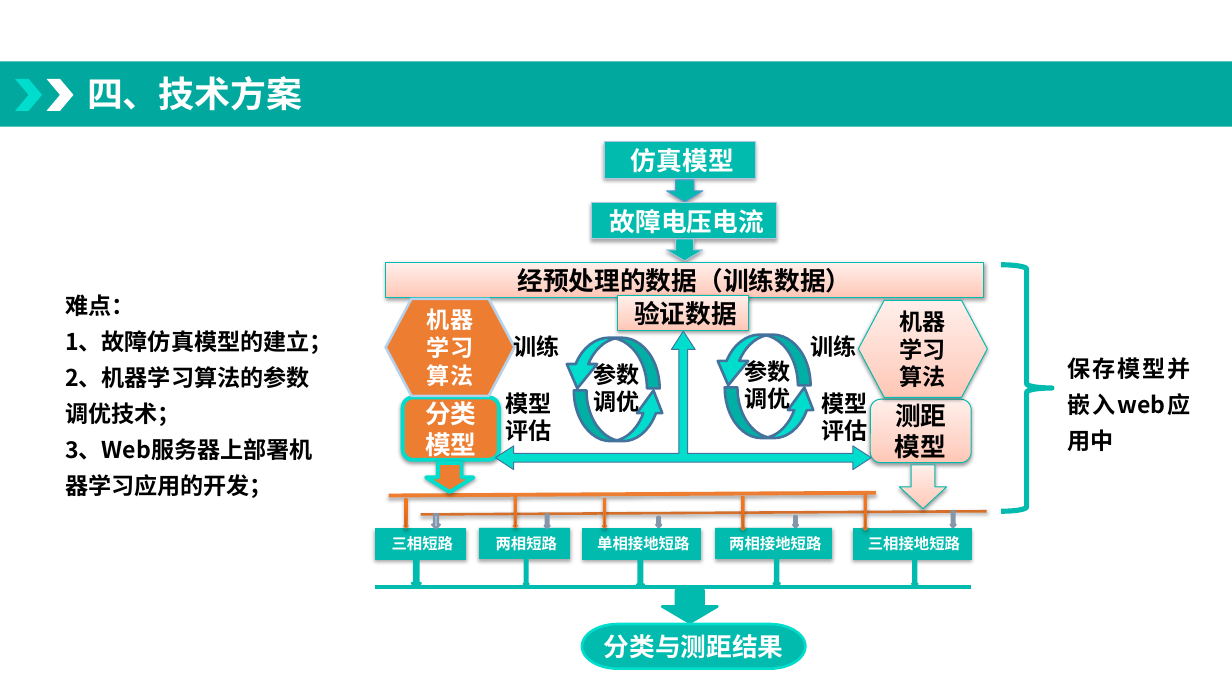
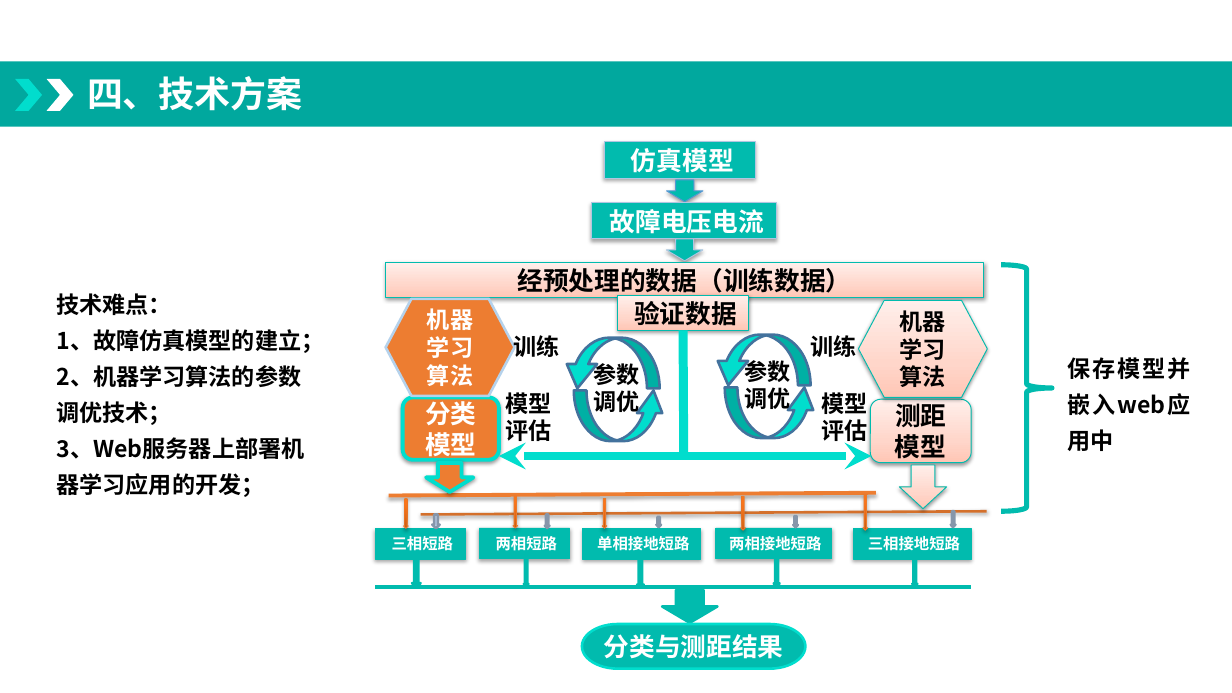
Before and after one commit to minda163/paper, a slide deck: slide 6 of 开题/我要学习-开题1.pptx. Drawn at 1232x693 pixels with LibreOffice and Linux fonts; fonts in the diff are those of the drawing; background and template pictures are left out. Boxes give left, top, right and bottom in pixels: in the first picture for what was removed or moved away, otherwise in the second. Text is boxed around its words. In the diff, an @@ line names an element or a change of style, - is before the commit and + after.

Commit message:
师兄建议后第二次修改（ppt，报告）

```diff
--- a/开题/我要学习-开题1.pptx
+++ b/开题/我要学习-开题1.pptx
@@ text "技术难点：": place and size @@
-text "技术难点：" at bbox=[65, 294, 333, 460]
+text "技术难点：" at bbox=[57, 293, 325, 459]
@@ text at bbox=[57, 293, 172, 315]: text changed @@
-  难点：
+  技术难点：
@@ left right up arrow removed at bbox=[495, 331, 872, 470] @@
@@ line added from (683, 330) to (684, 460), #01DDCD 7 pt @@
@@ double arrow added from (499, 457) to (872, 457), #01DDCD 7 pt @@
```
Also in this commit, not shown: 2 other files.
